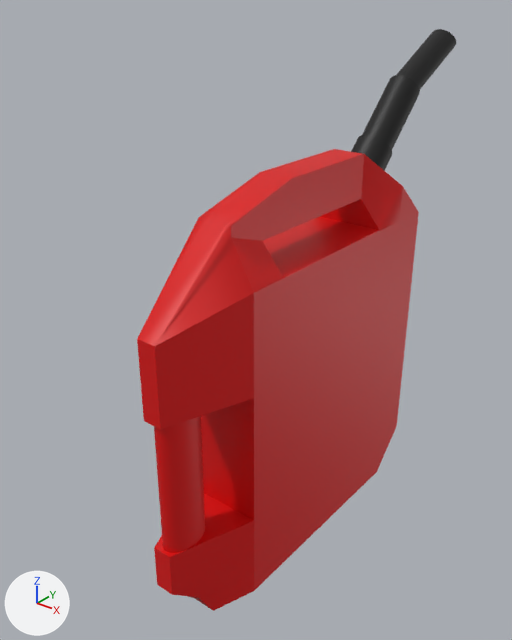
The FBX model Content/TeamHaunters_Import/Model/Jug/jug.fbx, before and after one commit.
Before and after are seen from a camera (50 mm lens) standing at (0.01042, -0.01557, 0.0162) and looking at (-0.00098, -0.00132, 0.00736). Arrows for +X, +Y and +Z are at lower left; the lights stay in place. Where no turn or scale is listed for an object, it has been applied to the vertices. Vertices at the same position are counted once.

The scene before the commit, as lines of its bpy script (objects in view):
```python
mat_body = principled_material('Body')
mat_body.base_color = (0.71, 0.0, 0.0)  # red #db0000
me_mesh = bpy.data.meshes.new('Mesh')
me_mesh.from_pydata(...)  # 596 vertices, 625 faces; spans x -0.00114..0.00114, y -0.0068..0.0068, z -0.0071..0.0071
# faces by material slot: [141, 484]
me_mesh.materials.append(mat_nosle)  # black #000000
me_mesh.materials.append(mat_body)  # red #db0000
ob_jug = bpy.data.objects.new('Jug', me_mesh)
ob_jug.location = (0.0, 0.00039, 0.0076)
```
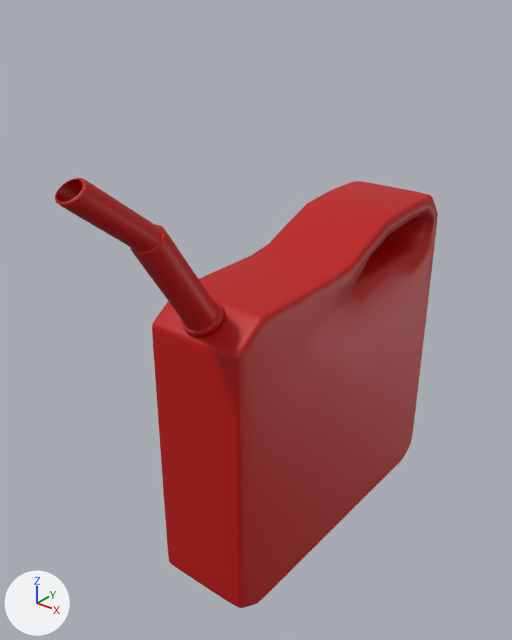
Commit message: edit jug

Where the change shows, as pixel boxes [x1, y1, x2, y2] in the pictures (512 x 640 px):
'Jug', recoloured, reshaped, moved (20% wider, 26% shorter)
    before: [137, 29, 456, 611]
    after: [55, 178, 438, 608]
part 1 of me_mesh, rebuilt (8% shorter)
    before: [137, 149, 419, 611]
    after: [152, 181, 438, 608]
part 2 of me_mesh, added (red)
    after: [55, 178, 224, 336]
part 3 of me_mesh, deleted (red)
    before: [154, 416, 205, 553]
part 4 of me_mesh, deleted (black)
    before: [351, 29, 456, 171]

Patch to the scene script:
```diff
--- a/Content/TeamHaunters_Import/Model/Jug/jug.fbx.py
+++ b/Content/TeamHaunters_Import/Model/Jug/jug.fbx.py
@@ mat_body @@
 mat_body = principled_material('Body')
-mat_body.base_color = (0.71, 0.0, 0.0)  # red #db0000
+mat_body.base_color = (0.5, 0.0, 0.0)  # red #bc0000
@@ me_mesh @@
 # used by ob_jug; location = (0.0, 0.00039, 0.0076)
-me_mesh.from_pydata(...)  # 596 vertices, 625 faces; spans x -0.00114..0.00114, y -0.0068..0.0068, z -0.0071..0.0071
-me_mesh.materials.append(mat_nosle)  # black #000000
+me_mesh.from_pydata(...)  # 1853 vertices, 3664 faces; spans x -0.00144..0.00144, y -0.00655..0.00659, z -0.0066..0.00607
+# me_mesh part 1: the loose piece of 229 vertices spanning x -0.00114..0.00114, y -0.0068..0.00365, z -0.0071..0.00418 is rebuilt with 818 vertices and now spans x -0.00144..0.00144, y -0.00341..0.00659, z -0.0066..0.0034
+# me_mesh part 2: a new loose piece of 1035 vertices spanning x -0.00053..0.00052, y -0.00655..-0.00251, z 0.0018..0.00607, in mat_body (red #bc0000)
+# me_mesh part 3: the loose piece of 222 vertices spanning x -0.0003..0.0005, y -0.00672..-0.00536, z -0.00488..0.00028 is deleted
+# me_mesh part 4: the loose piece of 145 vertices spanning x -0.00053..0.00059, y 0.00156..0.0068, z 0.00302..0.0071 is deleted
 me_mesh.materials.append(mat_body)
@@ ob_jug @@
 ob_jug = bpy.data.objects.new('Jug', me_mesh)
-ob_jug.location = (0.0, 0.00039, 0.0076)
+ob_jug.location = (0.0, -0.00159, 0.00682)
```
